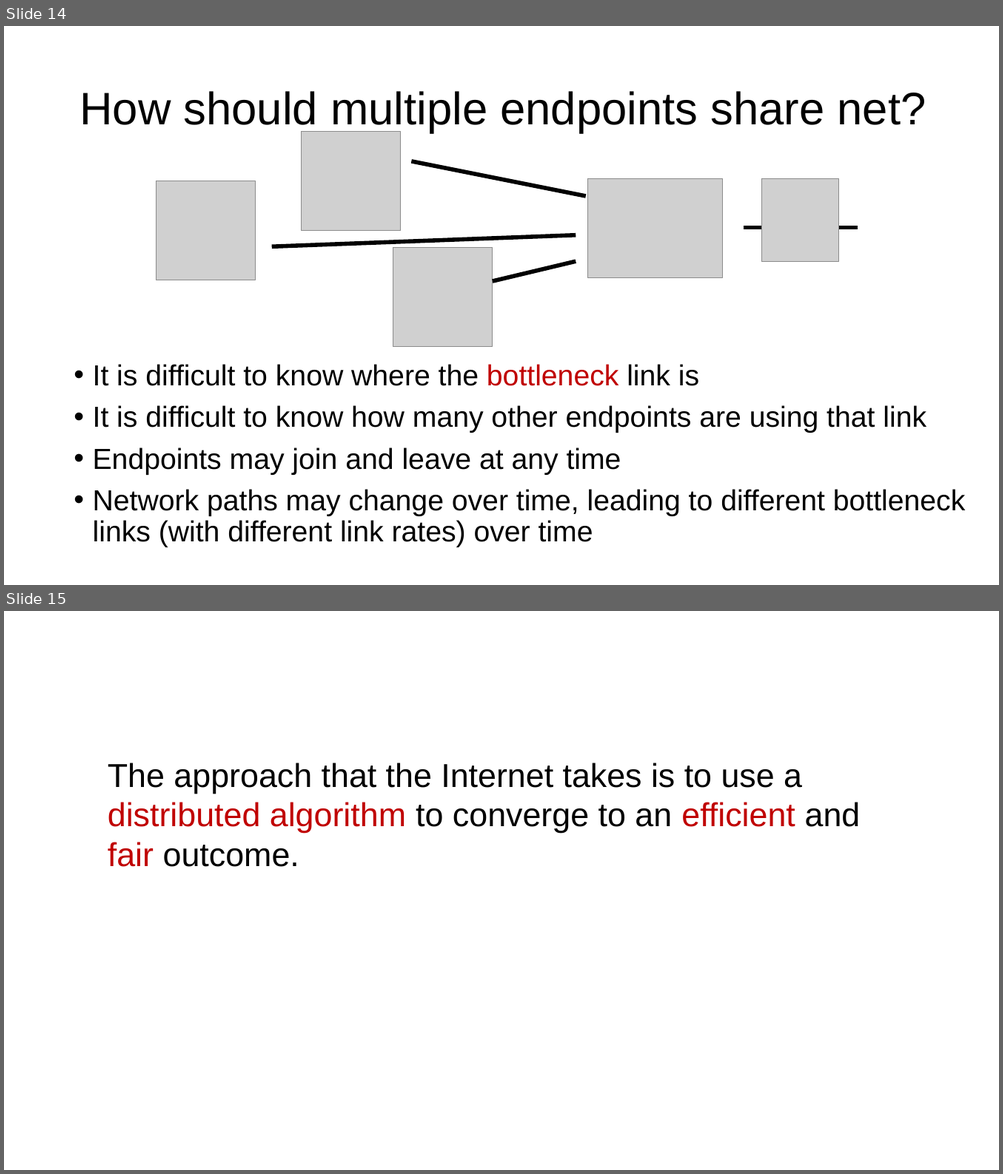
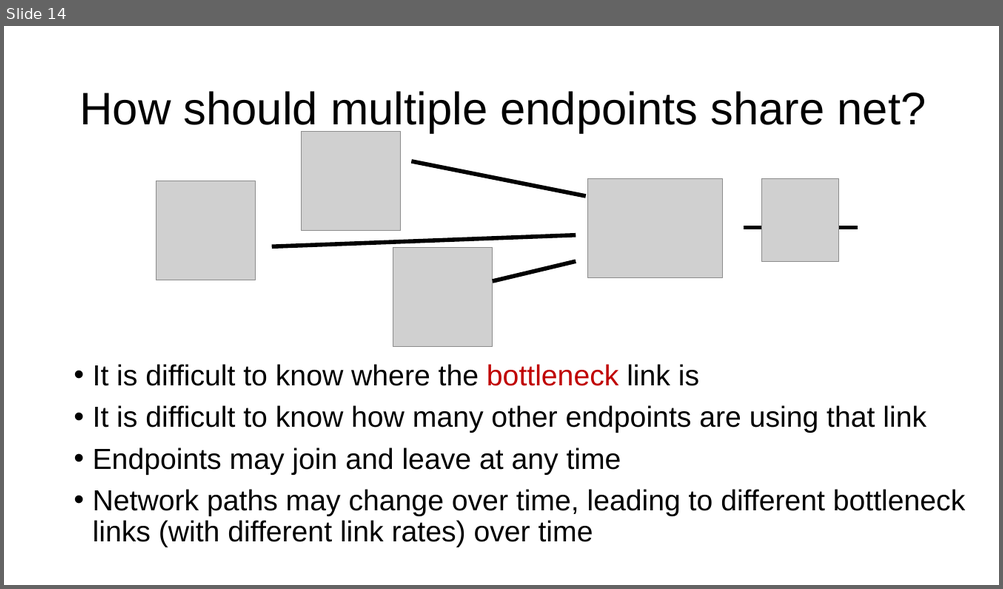
Before and after one commit to ngsrinivas/coursegen, a slide deck: ex/352-F24/staging/352-F24/lectures/16-tp-flowcontrol-congestioncontrol.pptx. Shown one above the other, each under a label of ours: slides 14 and 15 before the commit, slide 14 after it. The pictures are 1003x1174 and 1003x589 pixels, drawn with LibreOffice and Linux fonts; fonts in the diff are those of the drawing; grey boxes stand for pictures. Boxes give left, top, right and bottom in pixels: in the first picture for what was removed or moved away, otherwise in the second. Text is boxed around its words. In the diff, an @@ line names an element or a change of style, - is before the commit and + after.

```diff
--- a/ex/352-F24/staging/352-F24/lectures/16-tp-flowcontrol-congestioncontrol.pptx
+++ b/ex/352-F24/staging/352-F24/lectures/16-tp-flowcontrol-congestioncontrol.pptx
@@ slide 15 removed at [4,611,999,1170], background #FFFFFF @@
@@ text removed at [108,763,860,867] @@
-The approach that the Internet takes is to use a distributed algorithm to converge to an efficient and fair outcome.
```
Also in this commit, not shown: 23 other slides removed, 3 other files.
